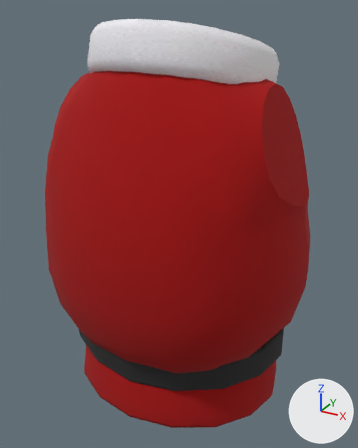
What one commit did to the OBJ model Code/Project/Project/Models/Santa/bodySanta.obj.
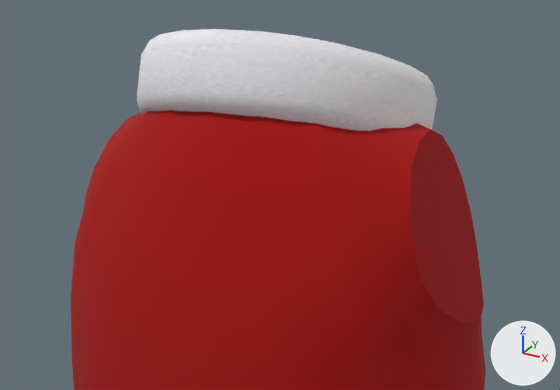
There are two pictures of each version: one whole from a camera (50 mm lens) standing at (3.31, -6.05, 2.92) and looking at (0.01, -0.04, -0.09), one close up on the part from 0% to 100% of the width and 0% to 56% of the height. The axes (+X, +Y, +Z) are drawn at lower right. The lights are the same throughout. Where no turn or scale is listed for an object, it has been applied to the vertices.

Objects in the first close-up: 'bodySanta'.
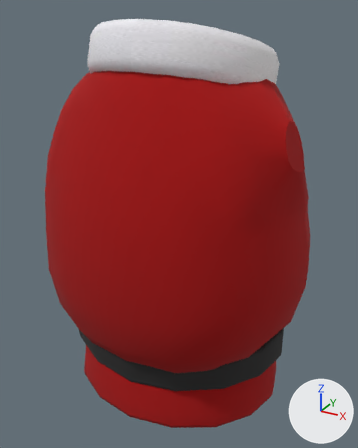
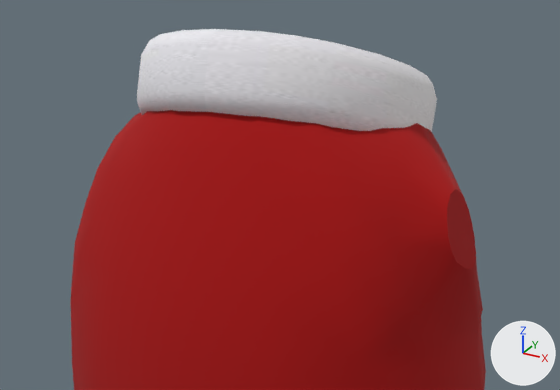
Boxes [x1, y1, x2, y2] around the edits, measured in the close-ups (560 x 390 px; the box of a moved part takes in the faces that stretch with it):
part 1 of me_bodysanta, moved or reshaped (not visible afterwards)
    before: [84, 114, 137, 207]
part 2 of me_bodysanta, moved or reshaped
    before: [389, 124, 484, 332]
    after: [389, 124, 483, 332]

The change, as a diff of the scene's bpy script:
```diff
--- a/Code/Project/Project/Models/Santa/bodySanta.obj.py
+++ b/Code/Project/Project/Models/Santa/bodySanta.obj.py
@@ me_bodysanta @@
 me_bodysanta.from_pydata(...)  # 2419 vertices, 2394 faces; spans x -1.97..1.97, y -1.85..1.85, z -2.79..2.79
-me_bodysanta.vertices[236].co = (-1.53, 0.67, 1.28)
-me_bodysanta.vertices[237].co = (-1.46, 0.59, 1.56)
-me_bodysanta.vertices[238].co = (-1.61, 0.67, 0.99)
-me_bodysanta.vertices[239].co = (-1.71, 0.55, 0.74)
-me_bodysanta.vertices[240].co = (-1.82, 0.28, 0.6)
-me_bodysanta.vertices[241].co = (-1.88, -0.07, 0.57)
-me_bodysanta.vertices[242].co = (-1.82, -0.43, 0.67)
-me_bodysanta.vertices[243].co = (-1.7, -0.72, 0.87)
-me_bodysanta.vertices[244].co = (-1.61, -0.85, 1.11)
-me_bodysanta.vertices[245].co = (-1.52, -0.86, 1.38)  # pixel (85, 197)
-me_bodysanta.vertices[246].co = (-1.45, -0.78, 1.64)  # pixel (94, 166)
-me_bodysanta.vertices[247].co = (-1.39, -0.62, 1.87)  # pixel (109, 138)
-me_bodysanta.vertices[248].co = (-1.36, -0.38, 2.02)  # pixel (128, 118)
-me_bodysanta.vertices[249].co = (-1.36, -0.1, 2.07)
-me_bodysanta.vertices[250].co = (-1.37, 0.18, 1.99)
-me_bodysanta.vertices[251].co = (-1.4, 0.43, 1.8)
-me_bodysanta.vertices[256].co = (1.45, 0.6, 1.56)  # pixel (463, 180)
-me_bodysanta.vertices[257].co = (1.53, 0.69, 1.28)  # pixel (470, 211)
-me_bodysanta.vertices[258].co = (1.4, 0.44, 1.8)  # pixel (453, 154)
-me_bodysanta.vertices[259].co = (1.36, 0.2, 1.99)  # pixel (442, 135)
-me_bodysanta.vertices[260].co = (1.36, -0.09, 2.07)  # pixel (430, 129)
-me_bodysanta.vertices[261].co = (1.37, -0.37, 2.02)  # pixel (419, 140)
-me_bodysanta.vertices[262].co = (1.4, -0.6, 1.87)  # pixel (411, 167)
-me_bodysanta.vertices[263].co = (1.46, -0.76, 1.64)  # pixel (409, 202)
-me_bodysanta.vertices[264].co = (1.53, -0.84, 1.38)  # pixel (412, 242)
-me_bodysanta.vertices[265].co = (1.62, -0.84, 1.11)  # pixel (421, 279)
-me_bodysanta.vertices[266].co = (1.71, -0.7, 0.87)  # pixel (436, 307)
-me_bodysanta.vertices[267].co = (1.82, -0.41, 0.67)  # pixel (460, 322)
-me_bodysanta.vertices[268].co = (1.88, -0.05, 0.57)  # pixel (479, 321)
-me_bodysanta.vertices[269].co = (1.82, 0.3, 0.6)  # pixel (483, 303)
-me_bodysanta.vertices[270].co = (1.7, 0.56, 0.74)  # pixel (480, 277)
-me_bodysanta.vertices[271].co = (1.61, 0.68, 0.99)  # pixel (476, 245)
+# me_bodysanta part 1
+me_bodysanta.vertices[236].co = (-1.64, 0.26, 1.3)
+me_bodysanta.vertices[237].co = (-1.6, 0.23, 1.43)
+me_bodysanta.vertices[238].co = (-1.67, 0.26, 1.16)
+me_bodysanta.vertices[239].co = (-1.72, 0.21, 1.05)
+me_bodysanta.vertices[240].co = (-1.77, 0.08, 0.98)
+me_bodysanta.vertices[241].co = (-1.8, -0.08, 0.97)
+me_bodysanta.vertices[242].co = (-1.77, -0.25, 1.02)
+me_bodysanta.vertices[243].co = (-1.72, -0.39, 1.11)
+me_bodysanta.vertices[244].co = (-1.67, -0.45, 1.22)
+me_bodysanta.vertices[245].co = (-1.63, -0.45, 1.35)
+me_bodysanta.vertices[246].co = (-1.6, -0.41, 1.47)
+me_bodysanta.vertices[247].co = (-1.57, -0.34, 1.57)
+me_bodysanta.vertices[248].co = (-1.56, -0.23, 1.65)
+me_bodysanta.vertices[249].co = (-1.55, -0.1, 1.67)
+me_bodysanta.vertices[250].co = (-1.56, 0.04, 1.63)
+me_bodysanta.vertices[251].co = (-1.57, 0.15, 1.55)
+# me_bodysanta part 2
+me_bodysanta.vertices[256].co = (1.63, 0.21, 1.42)  # pixel (468, 208)
+me_bodysanta.vertices[257].co = (1.66, 0.25, 1.3)  # pixel (472, 222)
+me_bodysanta.vertices[258].co = (1.6, 0.14, 1.52)  # pixel (464, 197)
+me_bodysanta.vertices[259].co = (1.59, 0.04, 1.59)  # pixel (459, 190)
+me_bodysanta.vertices[260].co = (1.58, -0.08, 1.63)  # pixel (454, 189)
+me_bodysanta.vertices[261].co = (1.59, -0.2, 1.61)  # pixel (450, 194)
+me_bodysanta.vertices[262].co = (1.6, -0.3, 1.55)  # pixel (447, 205)
+me_bodysanta.vertices[263].co = (1.63, -0.37, 1.45)  # pixel (446, 220)
+me_bodysanta.vertices[264].co = (1.66, -0.4, 1.34)  # pixel (448, 235)
+me_bodysanta.vertices[265].co = (1.69, -0.4, 1.23)  # pixel (451, 250)
+me_bodysanta.vertices[266].co = (1.73, -0.34, 1.13)  # pixel (456, 262)
+me_bodysanta.vertices[267].co = (1.77, -0.22, 1.05)  # pixel (465, 268)
+me_bodysanta.vertices[268].co = (1.79, -0.07, 1.01)  # pixel (472, 268)
+me_bodysanta.vertices[269].co = (1.77, 0.08, 1.02)  # pixel (475, 262)
+me_bodysanta.vertices[270].co = (1.73, 0.19, 1.08)  # pixel (475, 251)
+me_bodysanta.vertices[271].co = (1.69, 0.24, 1.18)  # pixel (474, 237)
 me_bodysanta.materials.append(mat_santa1_lambert2sg)
```
